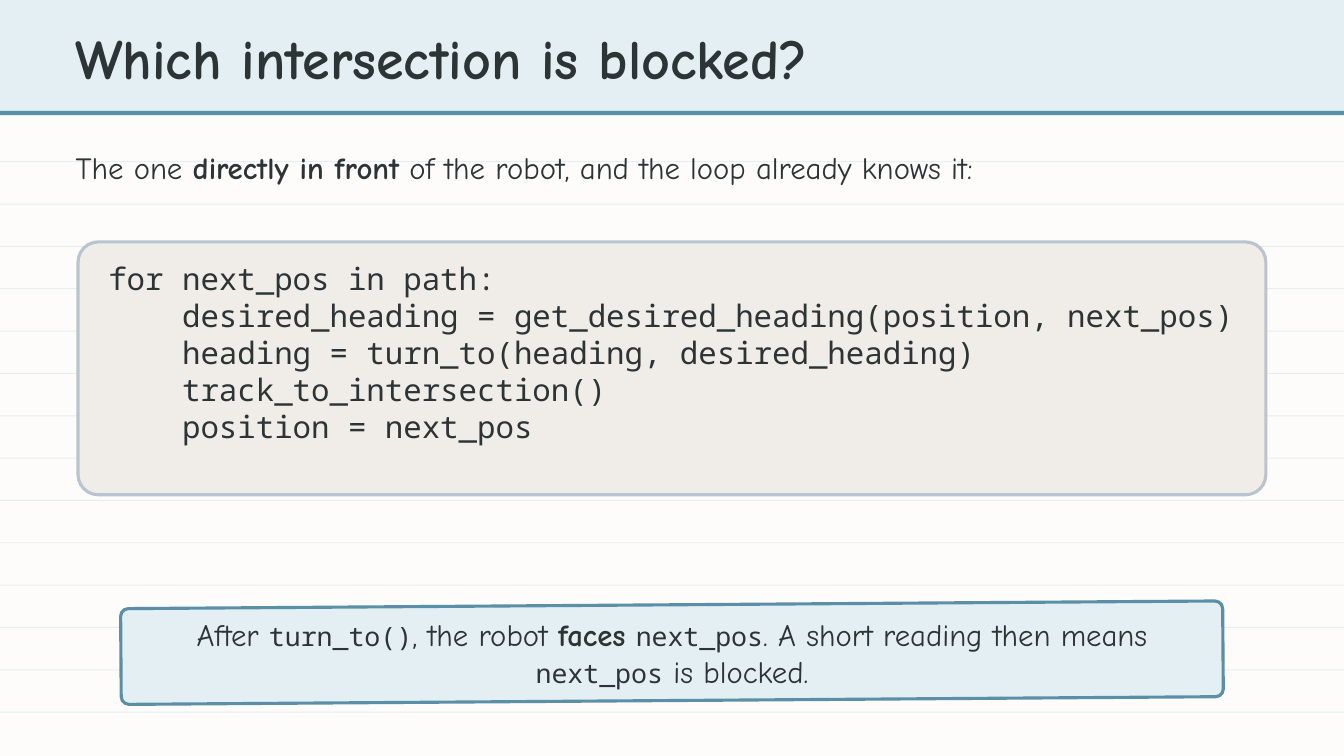
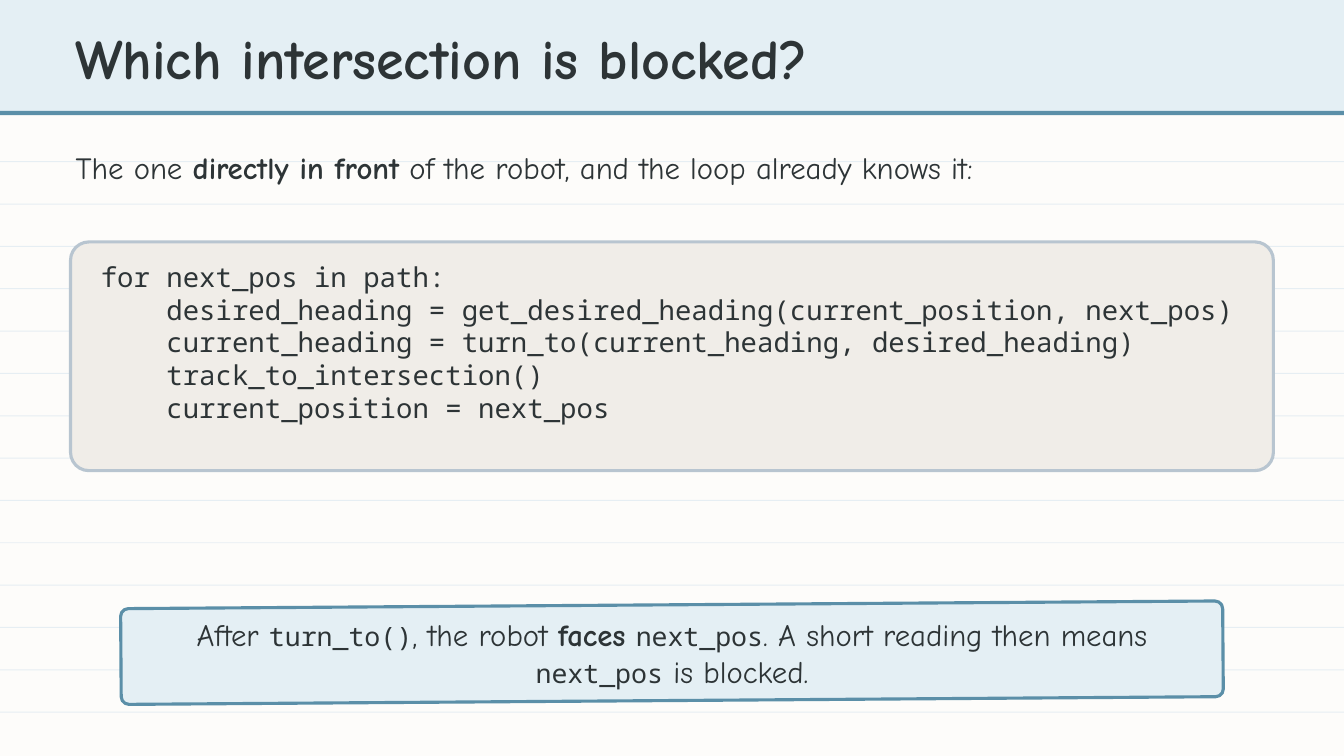
Before and after one commit to bradamiller/LearningPython, a slide deck: slide 11 of static/slides/module-05-pathfinding/module-5-lesson-07-obstacle-detection.pptx. Drawn at 1344x756 pixels with LibreOffice and Linux fonts; fonts in the diff are those of the drawing. Boxes give left, top, right and bottom in pixels: in the first picture for what was removed or moved away, otherwise in the second. Text is boxed around its words. In the diff, an @@ line names an element or a change of style, - is before the commit and + after.

```diff
--- a/static/slides/module-05-pathfinding/module-5-lesson-07-obstacle-detection.pptx
+++ b/static/slides/module-05-pathfinding/module-5-lesson-07-obstacle-detection.pptx
@@ rounded rectangle resized from (x1=78, y1=242, x2=1265, y2=495) to (x1=71, y1=242, x2=1273, y2=471) @@
@@ text "for next_pos in path:" moved from (x1=108, y1=266, x2=1233, y2=446) to (x1=101, y1=266, x2=1233, y2=425) @@
@@ text at (x1=101, y1=266, x2=543, y2=390): size 22 to 19.5 pt in "for next_pos in path:", "track_to_intersection()" @@
@@ text at (x1=166, y1=299, x2=1233, y2=359): text changed; size 22 to 19.5 pt @@
-desired_heading = get_desired_heading(position, next_pos)
-heading = turn_to(heading, desired_heading)
+desired_heading = get_desired_heading(current_position, next_pos)
+current_heading = turn_to(current_heading, desired_heading)
@@ text at (x1=166, y1=397, x2=609, y2=425): text changed; size 22 to 19.5 pt @@
-position = next_pos
+current_position = next_pos
```
Also in this commit, not shown: 9 other slides changed, 11 other files.
